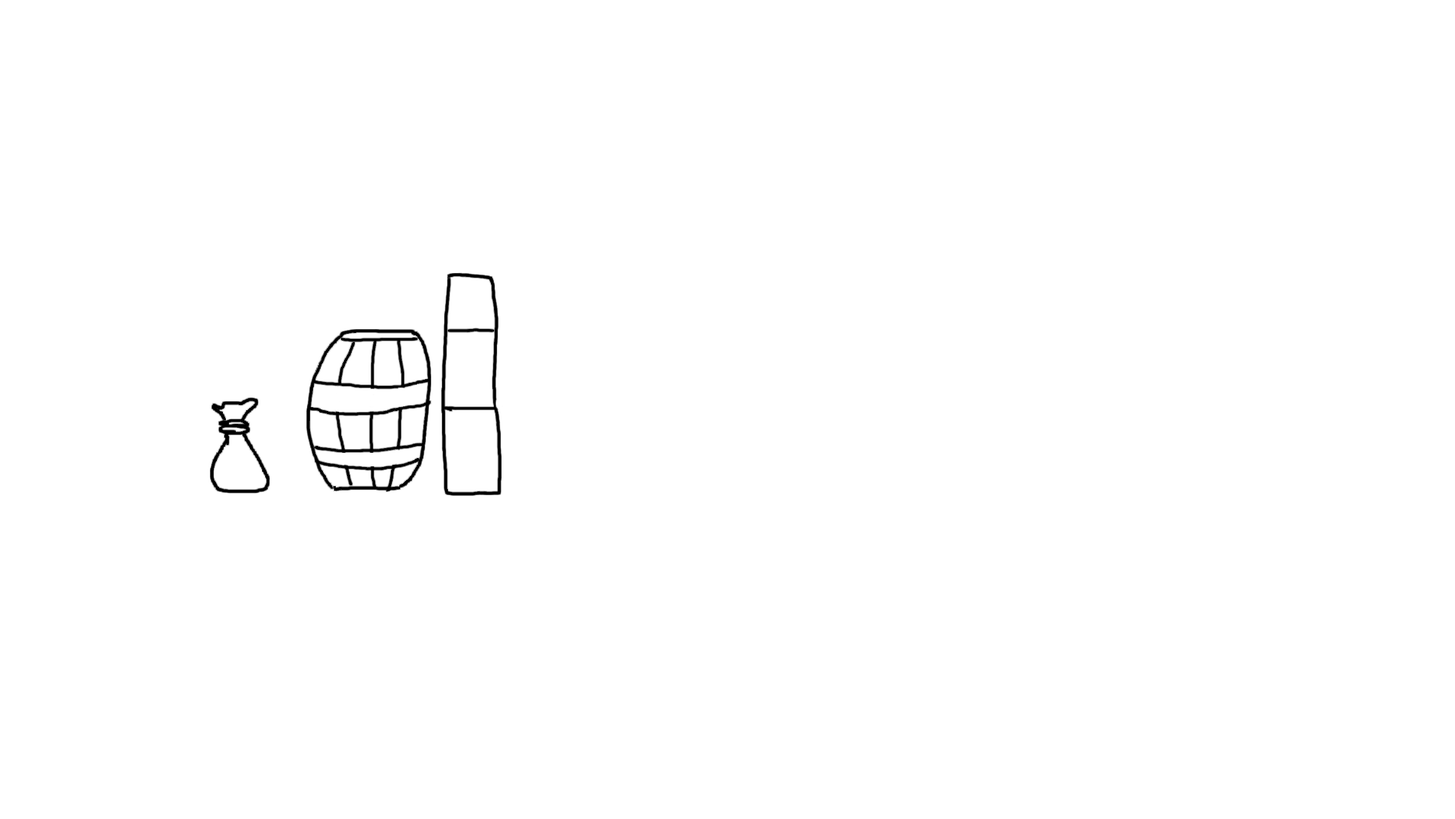
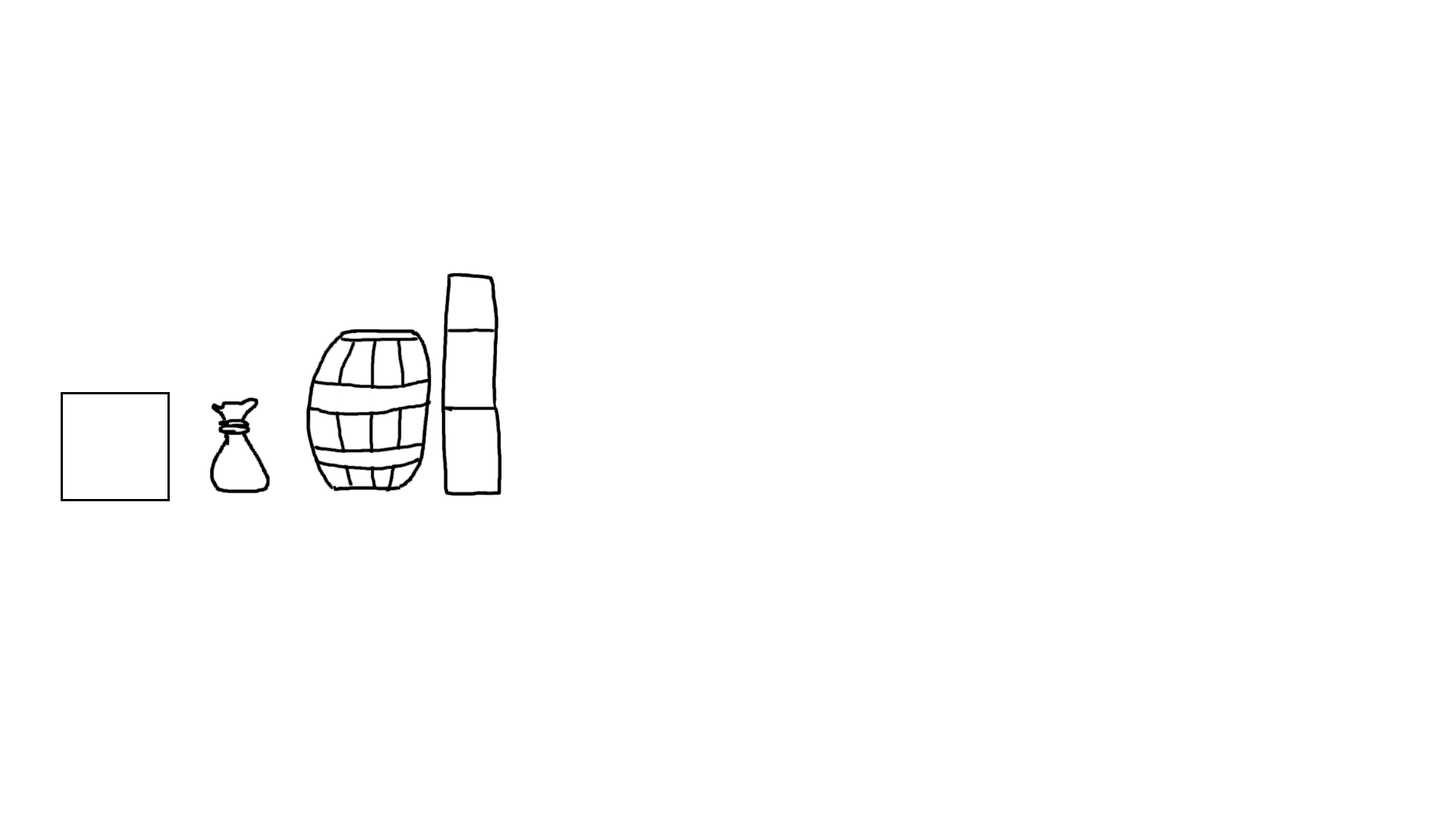
Before/after of a 1455 x 819 layered artwork. What changed in the layer stack:
added layer "GridTile" above "1x3" over box(60, 391, 170, 502)
